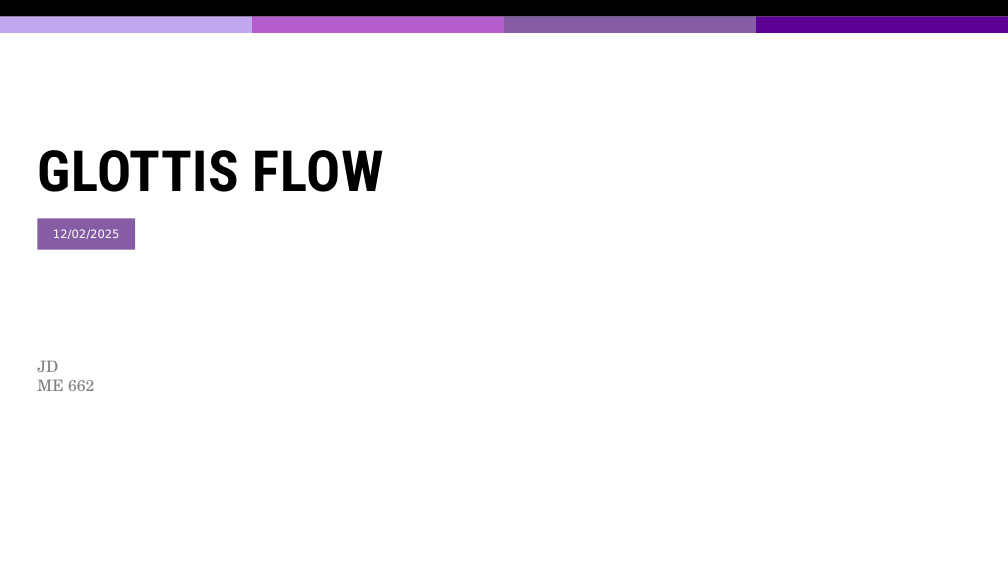
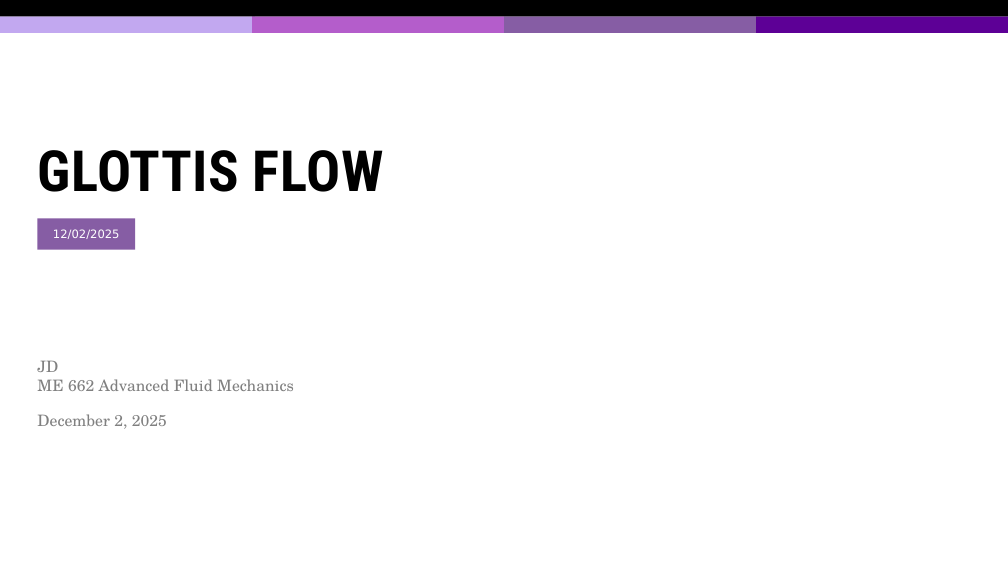
Before and after one commit to jiangdizhu/ME662-Project, a slide deck: slide 1 of ME662_Project_Presentation_JD.pptx. Drawn at 1008x567 pixels with LibreOffice and Linux fonts; fonts in the diff are those of the drawing; background and template pictures are left out. Boxes give left, top, right and bottom in pixels: in the first picture for what was removed or moved away, otherwise in the second. Text is boxed around its words. In the diff, an @@ line names an element or a change of style, - is before the commit and + after.

```diff
--- a/ME662_Project_Presentation_JD.pptx
+++ b/ME662_Project_Presentation_JD.pptx
@@ subtitle at (x1=37, y1=360, x2=294, y2=429): text changed @@
-JD
-ME 662
+JD
+ME 662 Advanced Fluid Mechanics
+December 2, 2025
```
Also in this commit, not shown: 5 other slides changed, 3 slides added, 6 other files.
